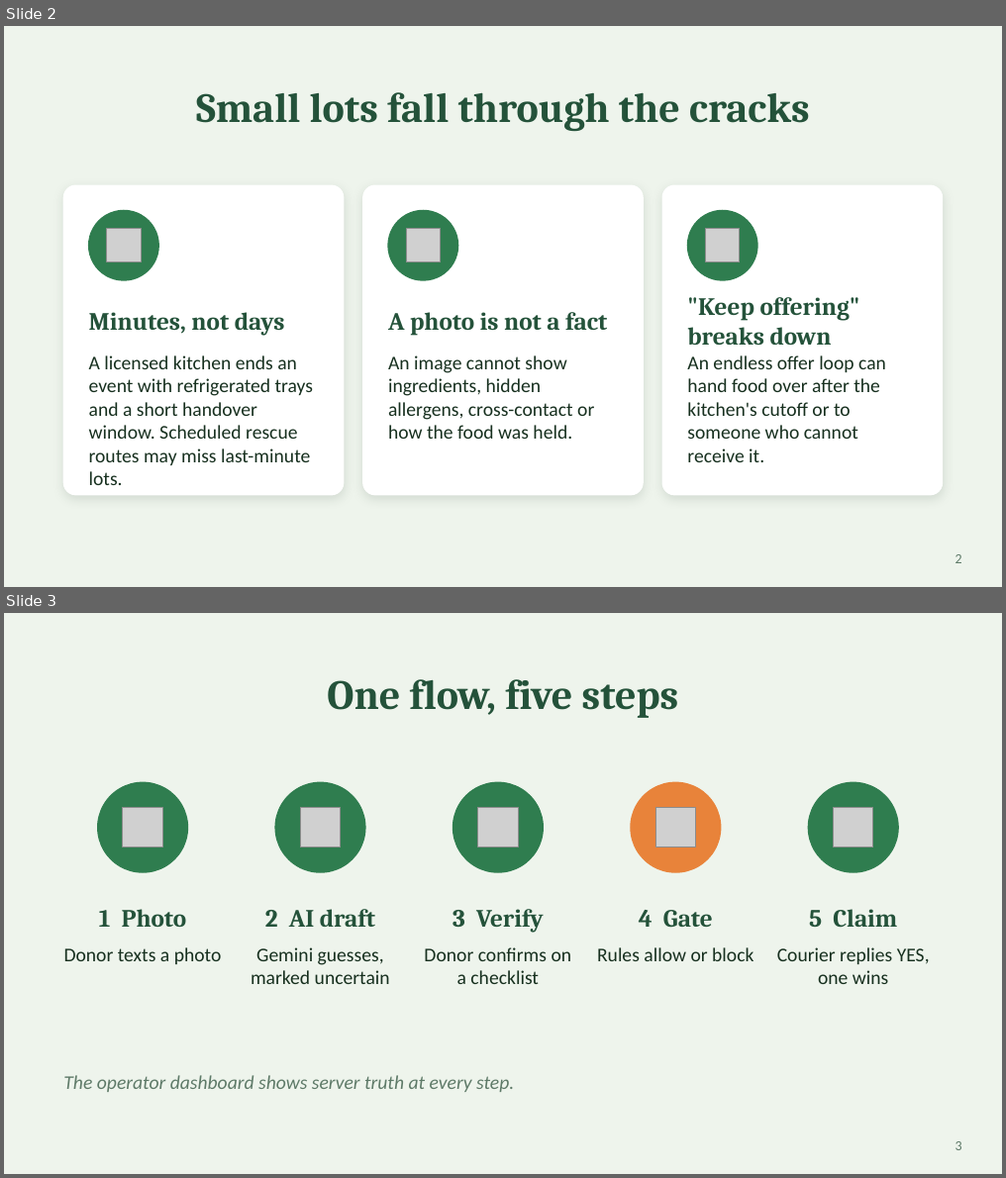
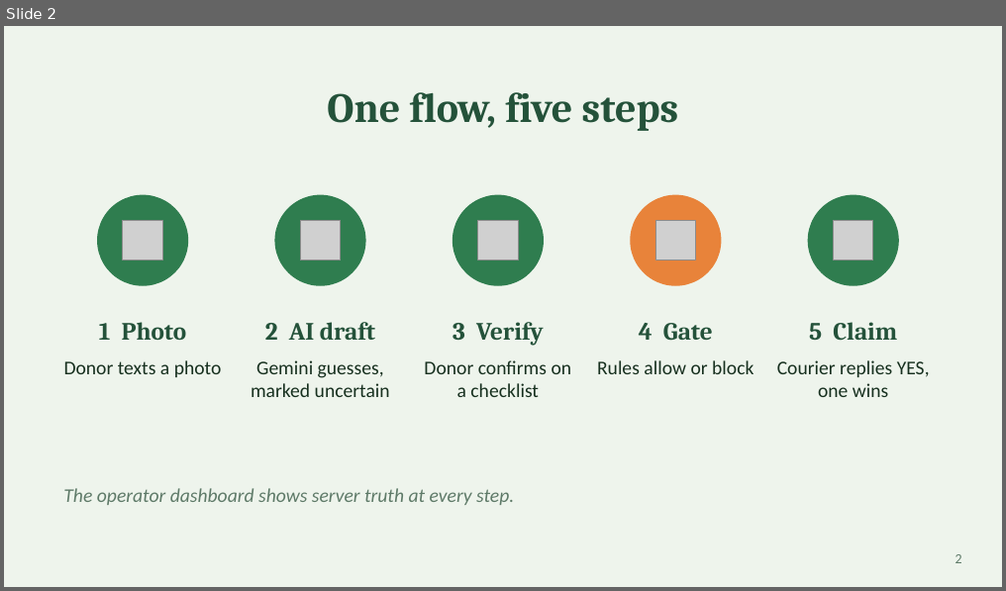
Before and after one commit to Aieda1l/annona, a slide deck: docs/demo/annona-demo.pptx. Shown one above the other, each under a label of ours: slides 2 and 3 before the commit, slide 2 after it. The pictures are 1006x1178 and 1006x591 pixels, drawn with LibreOffice and Linux fonts; fonts in the diff are those of the drawing; grey boxes stand for pictures. Boxes give left, top, right and bottom in pixels: in the first picture for what was removed or moved away, otherwise in the second. Text is boxed around its words. In the diff, an @@ line names an element or a change of style, - is before the commit and + after.

```diff
--- a/docs/demo/annona-demo.pptx
+++ b/docs/demo/annona-demo.pptx
@@ slide 2 removed at bbox=[4, 26, 1002, 587], background #EEF4EC @@
@@ title removed at bbox=[196, 92, 810, 131] @@
-Small lots fall through the cracks
@@ rounded rectangle removed at bbox=[63, 185, 344, 495] @@
@@ rounded rectangle removed at bbox=[363, 185, 643, 495] @@
@@ rounded rectangle removed at bbox=[662, 185, 943, 495] @@
@@ ellipse removed at bbox=[89, 210, 158, 280] @@
@@ picture removed at bbox=[107, 229, 141, 263] @@
@@ ellipse removed at bbox=[388, 210, 458, 280] @@
@@ picture removed at bbox=[406, 229, 440, 263] @@
@@ ellipse removed at bbox=[687, 210, 757, 280] @@
@@ picture removed at bbox=[706, 229, 740, 263] @@
@@ text removed at bbox=[89, 312, 285, 336] @@
-Minutes, not days
@@ text removed at bbox=[388, 312, 607, 336] @@
-A photo is not a fact
@@ text removed at bbox=[687, 297, 860, 345] @@
-"Keep offering" breaks down
@@ text removed at bbox=[89, 356, 313, 485] @@
-A licensed kitchen ends an event with refrigerated trays and a short handover window. Scheduled rescue routes may miss last-minute lots.
@@ text removed at bbox=[388, 356, 594, 439] @@
-An image cannot show ingredients, hidden allergens, cross-contact or how the food was held.
@@ text removed at bbox=[687, 356, 886, 463] @@
-An endless offer loop can hand food over after the kitchen's cutoff or to someone who cannot receive it.
@@ page number removed at bbox=[955, 555, 962, 564] @@
-2
@@ what was slide 3 is now slide 2 @@
```
Also in this commit, not shown: 3 slides changed, 1 other file.
